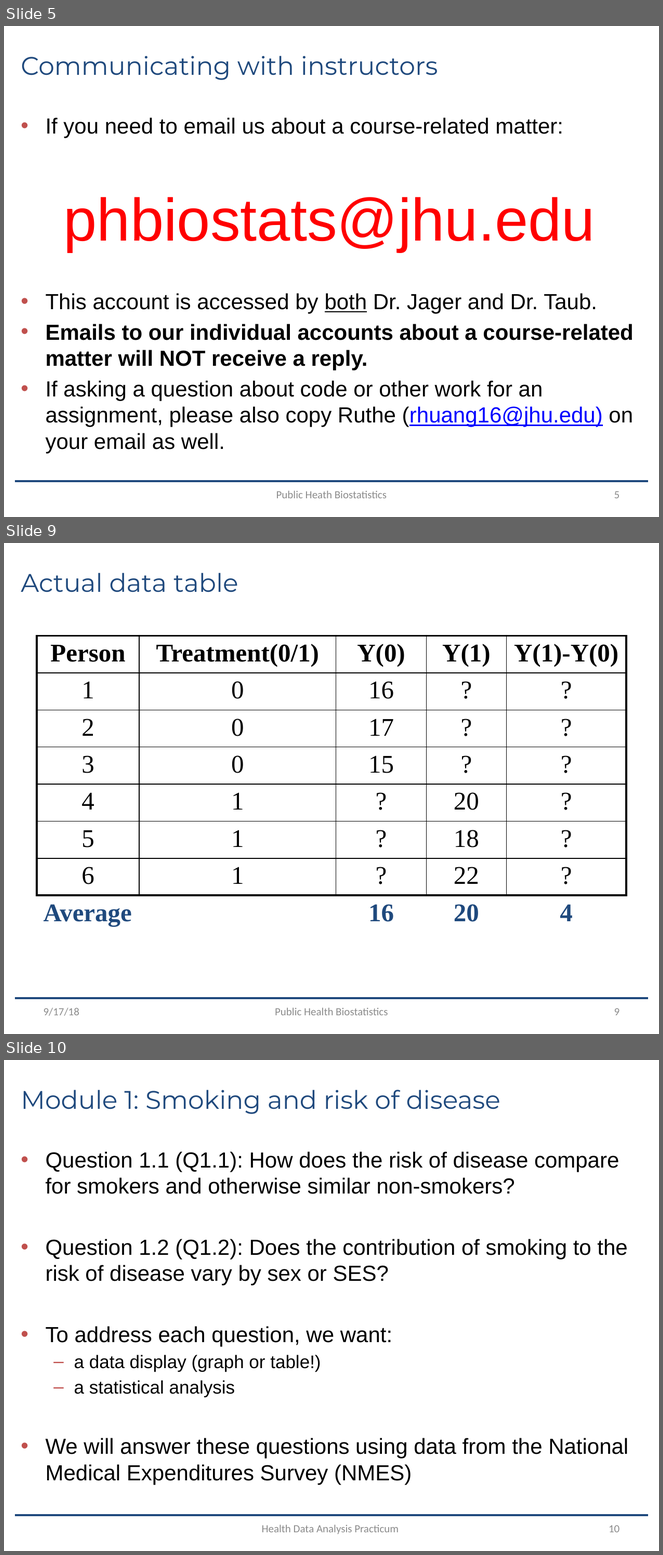
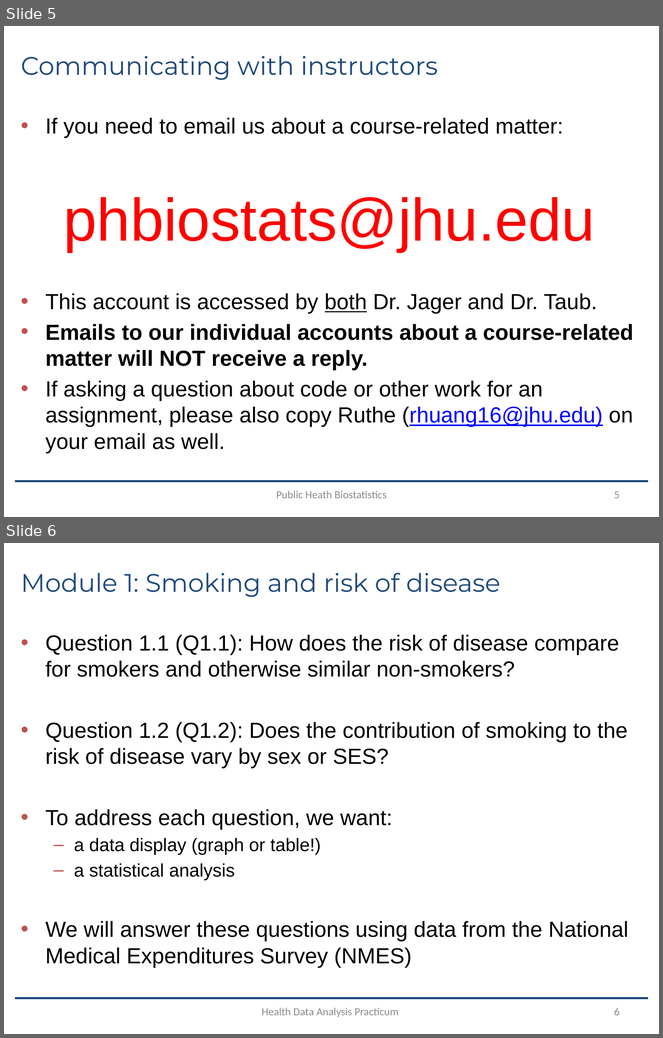
Before and after one commit to health-data-analysis-practicum-2019/class_materials, a slide deck: Module1/Mod1_Class1_2019.pptx. Shown one above the other, each under a label of ours: slides 5, 9 and 10 before the commit, slides 5 and 6 after it; the slides between them are not shown. The pictures are 663x1555 and 663x1038 pixels, drawn with LibreOffice and Linux fonts; fonts in the diff are those of the drawing. Boxes give left, top, right and bottom in pixels: in the first picture for what was removed or moved away, otherwise in the second. Text is boxed around its words. In the diff, an @@ line names an element or a change of style, - is before the commit and + after.

```diff
--- a/Module1/Mod1_Class1_2019.pptx
+++ b/Module1/Mod1_Class1_2019.pptx
@@ slide 9 removed at bbox=[4, 543, 659, 1034], background #FFFFFF; not listed: 1 template element that a slide beside it also shows @@
@@ title removed at bbox=[21, 573, 239, 592] @@
-Actual data table
@@ table removed at bbox=[37, 636, 626, 933], 8 rows, 5 columns @@
-Person | Treatment(0/1) | Y(0) | Y(1) | Y(1)-Y(0)
-1 | 0 | 16 | ? | ?
-2 | 0 | 17 | ? | ?
-3 | 0 | 15 | ? | ?
-4 | 1 | ? | 20 | ?
-5 | 1 | ? | 18 | ?
-6 | 1 | ? | 22 | ?
-Average |  | 16 | 20 | 4
@@ text removed at bbox=[44, 1008, 79, 1016] @@
-9/17/18
@@ text removed at bbox=[275, 1008, 388, 1016] @@
-Public Health Biostatistics
@@ page number removed at bbox=[614, 1008, 620, 1016] @@
-9
@@ what was slide 10 is now slide 6 @@
@@ page number at bbox=[614, 1008, 620, 1016]: text changed @@
-10
+6
```
Also in this commit, not shown: 3 other slides removed, 3 other files.
